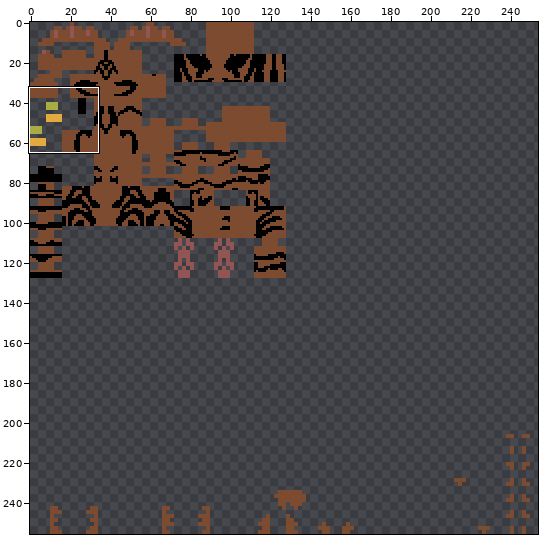
Sprite sheet: src/main/resources/assets/eanimod/textures/entities/cat/teststripes.png. The picture above shows the old version from afar; the outline marks the close-up.
Close-up. Before the edit:
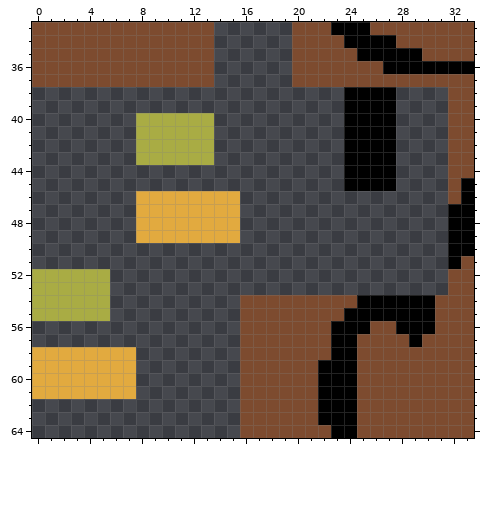
The file is 256x256 pixels. Shown: x 0..33, y 33..64. The wide view leaves out empty margins.
The result:
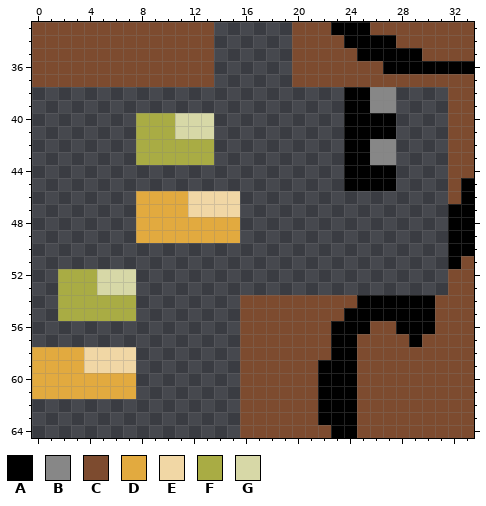
Palette (. is transparent): A #000000  B #878787  C #7d4b2f  D #e2aa3f  E #f1d7a5  F #a9ac44  G #d7d8a7
Log entry: cat pupil dilation and a little shine to the eye texture
Edits made:
@@ x 9..29 @@
 37 CCCCC......CCCCCCCCCC
-38 ...............AAAA..
-39 ...............AAAA..
-40 FFFFF..........AAAA..
-41 FFFFF..........AAAA..
-42 FFFFF..........AAAA..
-43 FFFFF..........AAAA..
+38 ...............AABB..
+39 ...............AABB..
+40 FFGGG..........AAAA..
+41 FFGGG..........AAAA..
+42 FFFFF..........AABB..
+43 FFFFF..........AABB..
 44 ...............AAAA..
 45 ...............AAAA..
-46 DDDDDDD..............
-47 DDDDDDD..............
+46 DDDEEEE..............
+47 DDDEEEE..............
 48 DDDDDDD..............
@@ x 0..9 @@
 51 ..........
-52 FFFFFF....
-53 FFFFFF....
-54 FFFFFF....
-55 FFFFFF....
+52 ..FFFGGG..
+53 ..FFFGGG..
+54 ..FFFFFF..
+55 ..FFFFFF..
 56 ..........
 57 ..........
-58 DDDDDDDD..
-59 DDDDDDDD..
+58 DDDDEEEE..
+59 DDDDEEEE..
 60 DDDDDDDD..
Changed places in both close-ups, as pixel boxes (x1, y1, x2, y2):
changed: (370, 87, 396, 165)
changed: (175, 113, 214, 139)
changed: (188, 191, 240, 217)
changed: (32, 269, 136, 373)
